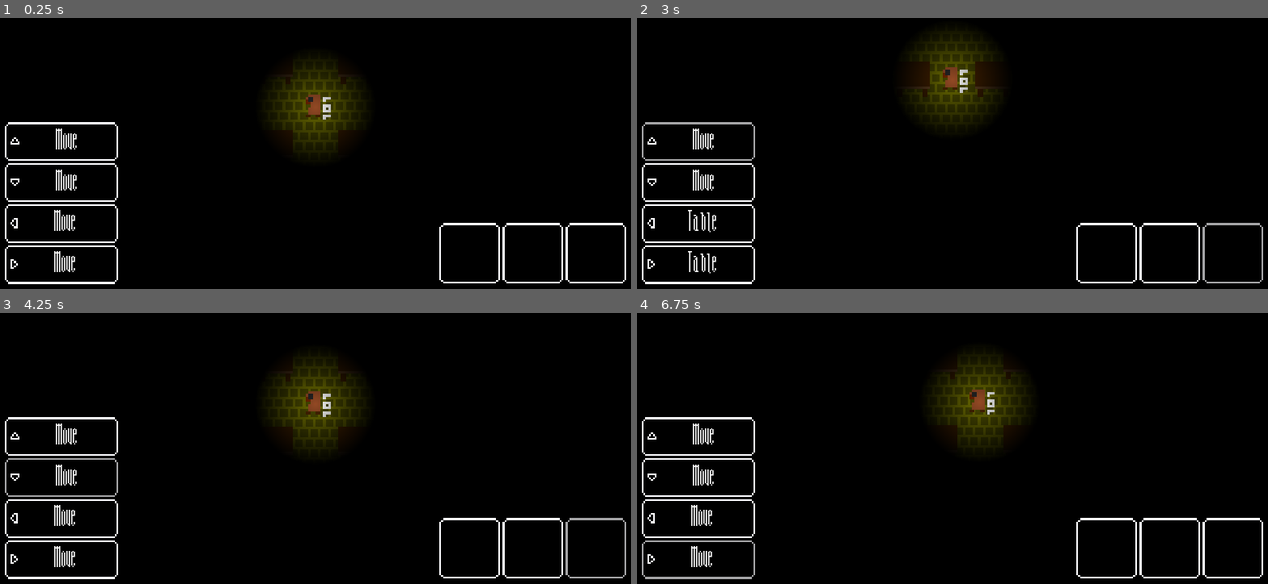
Above: before the commit, frames 1-4 (two rows, left to right).
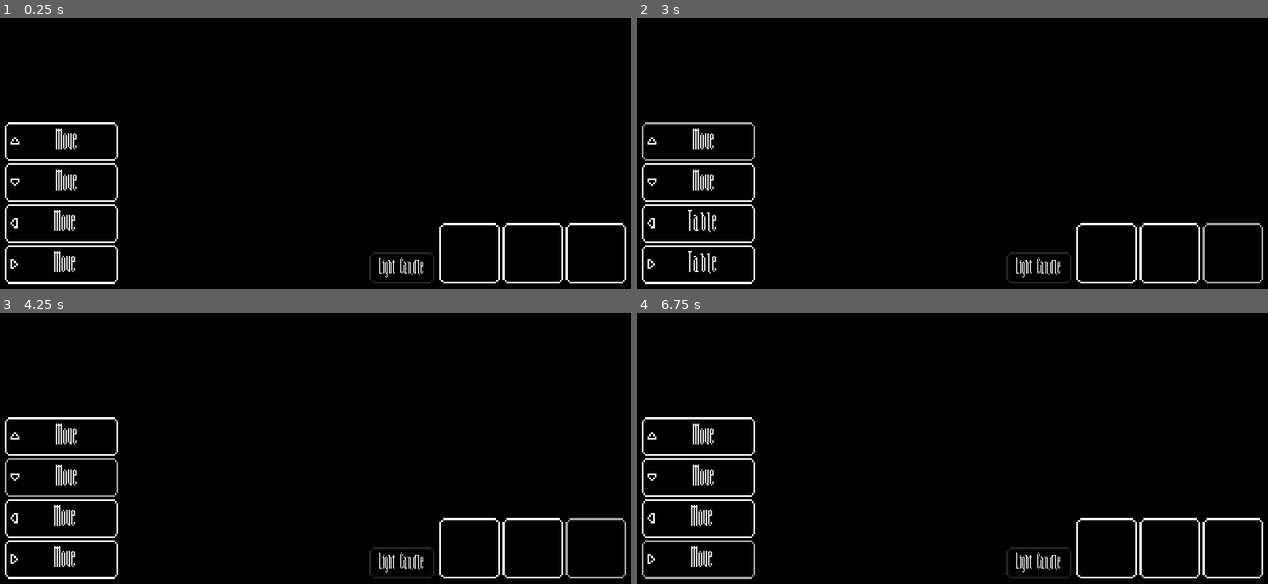
Above: after the commit, the same moments.

Repository: Demindiro/you-are-alone
Game: Godot game, scene res://test_map.tscn
The game is run twice, just before and just after one commit, with the same random seed, the same clock (stepped at 60 frames per second) and the same inputs. The project has no main scene, so this scene is started directly.
Inputs (mouse positions are in pixels of both pictures, inside the frame that each line leads up to):
- Up to frame 1 (0.25 s): no input
- Up to frame 2 (3 s): click (1103, 253) at 0.52 s; click (1167, 253) at 1.27 s; click (1230, 253) at 2.02 s; click "Move" at 2.75 s
- Up to frame 3 (4.25 s): click "Move" at 3.5 s
- Up to frame 4 (6.75 s): click "Move" at 4.25 s; click "Table" at 5 s; click "Table" at 5.75 s; click "Move" at 6.5 s

The runs differ from the first frame. In frame 1, 3.8% of the frame differs, in the area x 42-69%, y 15-98%; in frame 2, 3.8%; in frame 3, 3.8%; in frame 4, 3.8%, in the area x 46-69%, y 15-98%.

Commit message:
Add candles

Diff:
--- a/player/player.gd
+++ b/player/player.gd
@@ -9,6 +9,8 @@
 signal putted_item(item)
 
 
+const REILLUMINATE_THRESHOLD := 30
+
 export var map_path := NodePath()
 #onready var map: GWJ30_Map = get_node(map_path)
 onready var map = get_node(map_path)
@@ -18,7 +20,7 @@
 
 var items := [null, null, null]
 var open_inventory_items := []
-var illuminated := true
+var illuminated := 0
 
 var _interpolation_fraction := 0.0
 var _old_position := Vector2()
@@ -29,6 +31,7 @@
 	_visual.scale = Vector2(4, 4)
 	_visual.position = global_position
 	_old_position = global_position
+	_update_shadow()
 
 
 func _process(delta: float) -> void:
@@ -66,11 +69,23 @@
 		emit_signal("putted_item", item)
 
 
+func light_candle() -> void:
+	if illuminated < REILLUMINATE_THRESHOLD and "Candle" in items:
+		items[items.find("Candle")] = null
+		illuminated = 100
+		_update_shadow()
+		emit_signal("took_item", "Candle")
+
+
 func _move(direction: Vector2) -> void:
+	open_inventory_items = []
 	_old_position = global_position
 	var result: GWJ30_TileActionResult = map.do_action(self, direction)
 	if result == null:
 		return
+	if illuminated > 0:
+		illuminated -= 1
+		_update_shadow()
 	_interpolation_fraction = 0.0
 	emit_signal("move")
 	if result is GWJ30_TileActionResult_None:
@@ -80,3 +95,7 @@
 		emit_signal("open_inventory")
 	else:
 		assert(false, "Unhandled result type")
+
+
+func _update_shadow() -> void:
+	_shadow.material.set_shader_param("shadow_radius", clamp(illuminated / float(REILLUMINATE_THRESHOLD), 0, 1))
--- a/test_map.tscn
+++ b/test_map.tscn
@@ -17,6 +17,11 @@
 [ext_resource path="res://ui/arrow_down-x3.png" type="Texture" id=15]
 [ext_resource path="res://ui/arrow_left-x3.png" type="Texture" id=16]
 [ext_resource path="res://ui/arrow_right-x3.png" type="Texture" id=17]
+[ext_resource path="res://ui/font/AfternoonRegular-Wy0DG.ttf" type="DynamicFontData" id=18]
+
+[sub_resource type="DynamicFont" id=1]
+size = 48
+font_data = ExtResource( 18 )
 
 [node name="Node" type="Node"]
 __meta__ = {
@@ -84,6 +89,7 @@
 move_right_button_path = NodePath("Actions/Right")
 move_up_button_path = NodePath("Actions/Up")
 move_down_button_path = NodePath("Actions/Down")
+light_candle_button_path = NodePath("Light candle")
 
 [node name="Self inventory" type="HBoxContainer" parent="UI"]
 anchor_left = 1.0
@@ -179,3 +185,22 @@
 __meta__ = {
 "_edit_use_anchors_": true
 }
+
+[node name="Light candle" type="Button" parent="UI"]
+anchor_left = 1.0
+anchor_top = 1.0
+anchor_right = 1.0
+anchor_bottom = 1.0
+margin_left = -427.477
+margin_top = -58.8408
+margin_right = -324.0
+margin_bottom = -20.0
+grow_horizontal = 0
+grow_vertical = 0
+focus_mode = 0
+theme = ExtResource( 13 )
+custom_fonts/font = SubResource( 1 )
+text = "Light   Candle"
+__meta__ = {
+"_edit_use_anchors_": false
+}
--- a/tiles/chest/action.gd
+++ b/tiles/chest/action.gd
@@ -3,7 +3,7 @@
 
 func _init() -> void:
 	name = "Chest"
-	items = ["Foo", "Bar", "Qux"]
+	items = ["Candle", "Bar", "Qux"]
 
 func do(player: GWJ30_Player) -> GWJ30_TileActionResult:
 	return GWJ30_TileActionResult_Inventory.new(items)
--- a/ui/ui.gd
+++ b/ui/ui.gd
@@ -17,6 +17,9 @@
 onready var move_up_button: BaseButton = get_node(move_up_button_path)
 onready var move_down_button: BaseButton = get_node(move_down_button_path)
 
+export var light_candle_button_path := NodePath()
+onready var light_candle_button: BaseButton = get_node(light_candle_button_path)
+
 
 func _ready() -> void:
 	var e := player.connect("move", self, "move")
@@ -34,6 +37,8 @@
 	e = move_up_button.connect("pressed", player, "move_up")
 	assert(e == OK)
 	e = move_down_button.connect("pressed", player, "move_down")
+	assert(e == OK)
+	e = light_candle_button.connect("pressed", player, "light_candle")
 	assert(e == OK)
 	_refresh_inventory()
 
@@ -85,6 +90,7 @@
 		var err := btn.connect("pressed", self, "take_item", [e])
 		assert(err == OK)
 		chest_inventory.add_child(btn)
+	_refresh_light_candle_button()
 
 
 func _refresh_actions() -> void:
@@ -102,6 +108,12 @@
 		b.disabled = a.name == ""
 		if b.disabled:
 			b.call_deferred("release_focus")
+	_refresh_light_candle_button()
+
+
+func _refresh_light_candle_button() -> void:
+	light_candle_button.disabled = player.illuminated >= player.REILLUMINATE_THRESHOLD or \
+			not "Candle" in player.items
 
 
 static func clear_children(node: Node) -> void:
Not shown: 1 places in test_map.tscn that only renumber resources
